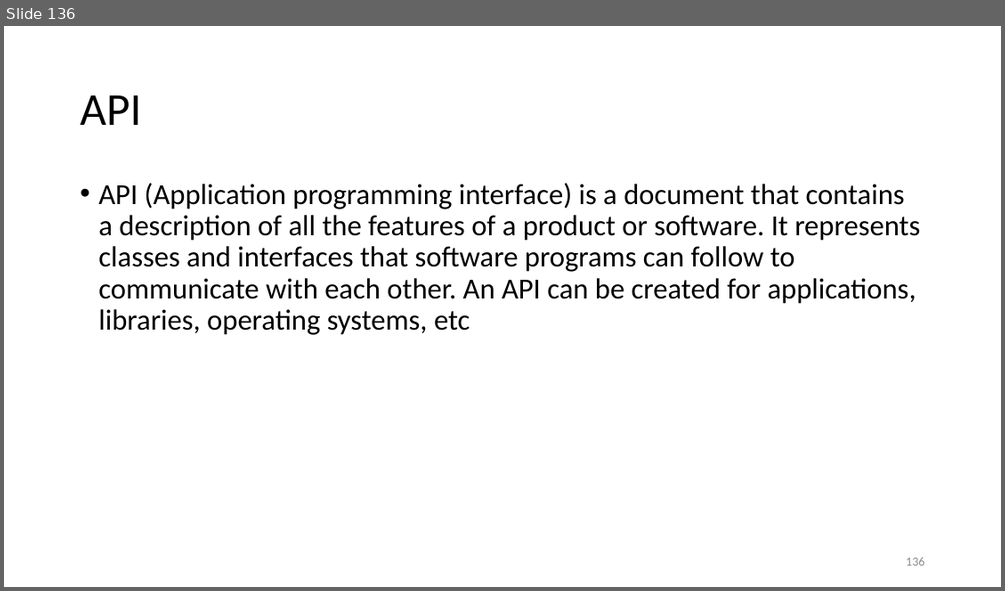
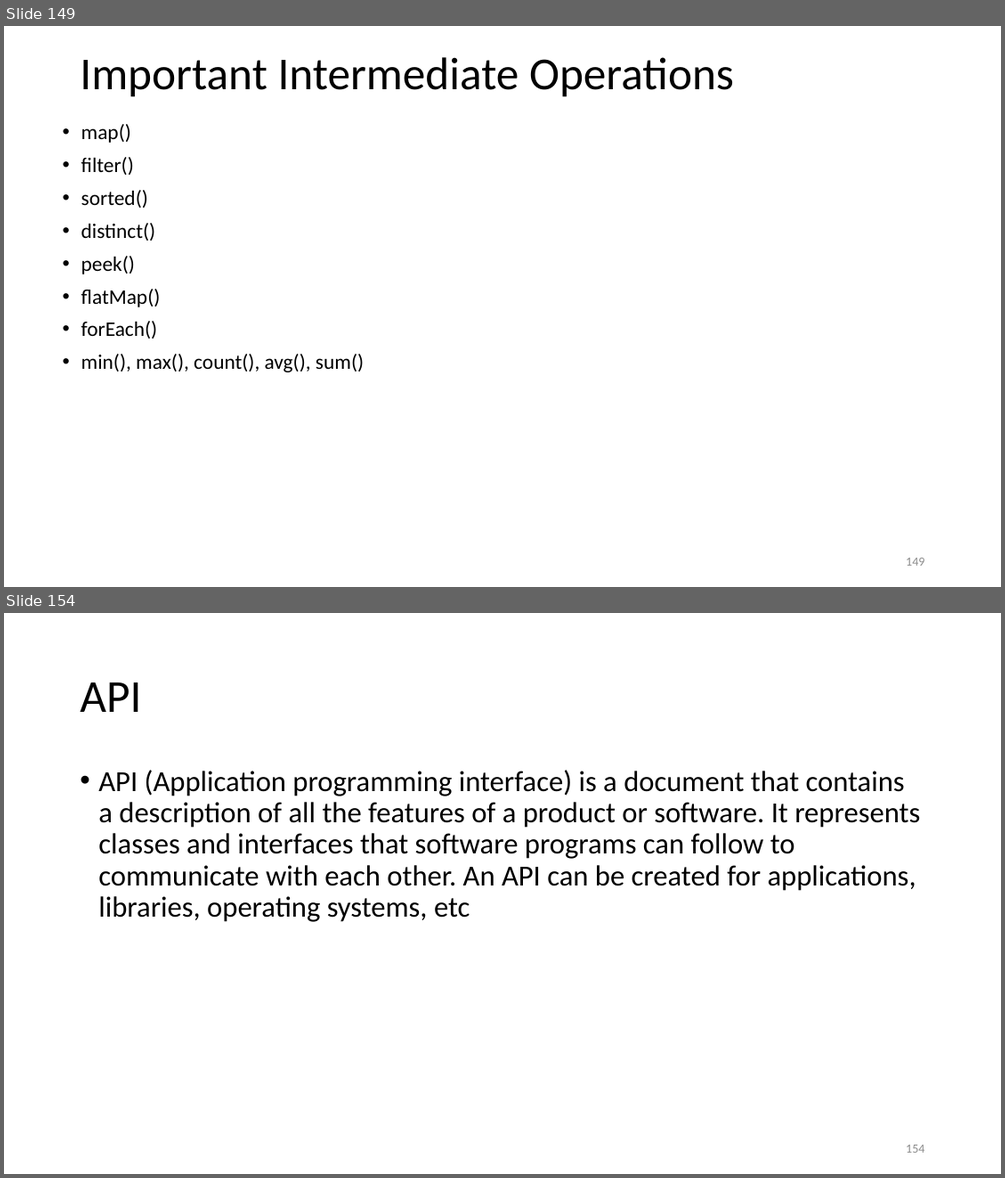
Before and after one commit to suniljeevan/JAVA-FULLSTACK-DEVELOPMENT-2026, a slide deck: COURSE MATERIALS/Module-1 CSE3427.pptx. Shown one above the other, each under a label of ours: slide 136 before the commit, slides 149 and 154 after it; the slides between them are not shown. The pictures are 1005x591 and 1005x1178 pixels, drawn with LibreOffice and Linux fonts; fonts in the diff are those of the drawing; background and template pictures are left out. Boxes give left, top, right and bottom in pixels: in the first picture for what was removed or moved away, otherwise in the second. Text is boxed around its words. In the diff, an @@ line names an element or a change of style, - is before the commit and + after.

```diff
--- a/COURSE MATERIALS/Module-1 CSE3427.pptx
+++ b/COURSE MATERIALS/Module-1 CSE3427.pptx
@@ slide 149 added at <box>4,26,1001,587</box>, background #FFFFFF @@
@@ title added at <box>80,57,734,97</box>, 44 pt, text #000000 @@
+Important Intermediate Operations
@@ text added at <box>81,124,364,372</box>, 20 pt, text #000000 @@
+• map()
+• filter()
+• sorted()
+• distinct()
+• peek()
+• flatMap()
+• forEach()
+• min(), max(), count(), avg(), sum()
@@ page number added at <box>906,557,924,565</box>, 12 pt, text #8C8C8C @@
+149
@@ what was slide 136 is now slide 154 @@
@@ page number at <box>906,1144,924,1152</box>: text changed @@
-136
+154
```
Also in this commit, not shown: 1 slide changed, 17 other slides added.
